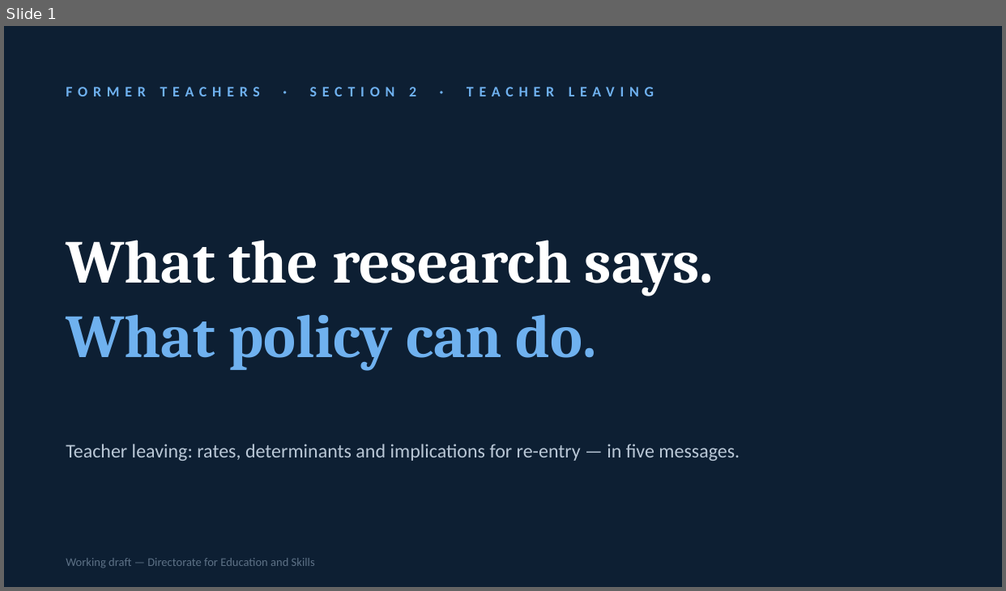
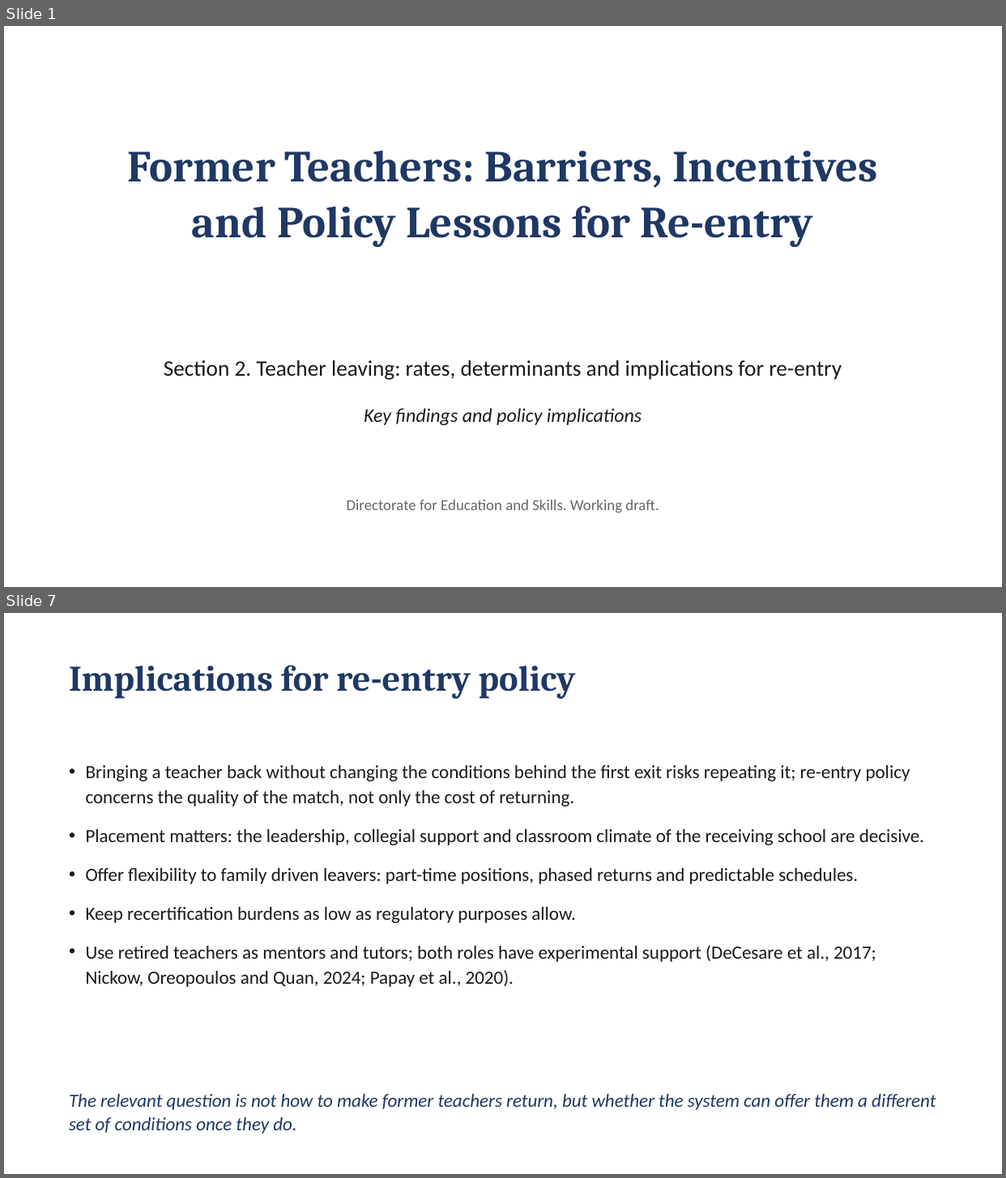
Before and after one commit to jedr1-ship-it/Former-Teachers, a slide deck: Former_Teachers_key_messages.pptx. Shown one above the other, each under a label of ours: slide 1 before the commit, slides 1 and 7 after it; the slides between them are not shown. The pictures are 1006x591 and 1006x1178 pixels, drawn with LibreOffice and Linux fonts; fonts in the diff are those of the drawing. Boxes give left, top, right and bottom in pixels: in the first picture for what was removed or moved away, otherwise in the second. Text is boxed around its words. In the diff, an @@ line names an element or a change of style, - is before the commit and + after.

```diff
--- a/Former_Teachers_key_messages.pptx
+++ b/Former_Teachers_key_messages.pptx
@@ slide 7 added at (4,613,1002,1174), background #FFFFFF @@
@@ text added at (69,665,576,699), 26 pt, text #1F3864, bold @@
+Implications for re-entry policy
@@ text added at (86,765,924,987), 13.5 pt, text #1A1A1A @@
+• Bringing a teacher back without changing the conditions behind the first exit risks repeating it; re-entry policy concerns the quality of the match, not only the cost of returning.
+• Placement matters: the leadership, collegial support and classroom climate of the receiving school are decisive.
+• Offer flexibility to family driven leavers: part-time positions, phased returns and predictable schedules.
+• Keep recertification burdens as low as regulatory purposes allow.
+• Use retired teachers as mentors and tutors; both roles have experimental support (DeCesare et al., 2017; Nickow, Oreopoulos and Quan, 2024; Papay et al., 2020).
@@ text added at (69,1094,936,1134), 13.5 pt, text #1F3864, italic @@
+The relevant question is not how to make former teachers return, but whether the system can offer them a different set of conditions once they do.
@@ slide 1 changed as well @@
@@ background #0D1F33 to #FFFFFF @@
@@ text "Former Teachers: Barriers, Incentives and ..." at (128,151,877,247): vertical alignment middle to top @@
@@ text at (128,151,877,247): text changed; size 10.5 to 32 pt; font Calibri to Cambria; text colour #6FB1EF to #1F3864 @@
-FORMER TEACHERS · SECTION 2 · TEACHER LEAVING
+Former Teachers: Barriers, Incentives and Policy Lessons for Re-entry
@@ text at (164,361,842,380): text changed; size 44 to 16 pt; font Cambria to Calibri; text colour #FFFFFF to #1A1A1A; bold off @@
-What the research says.
-What policy can do.
+Section 2. Teacher leaving: rates, determinants and implications for re-entry
@@ text at (364,408,641,425): text changed; text colour #B9C7D6 to #1A1A1A; italic on @@
-Teacher leaving: rates, determinants and implications for re-entry — in five messages.
+Key findings and policy implications
@@ text at (347,500,658,513): text changed; size 8.5 to 11 pt; text colour #5D7186 to #666666 @@
-Working draft — Directorate for Education and Skills
+Directorate for Education and Skills. Working draft.
```
Also in this commit, not shown: 4 other slides changed, 1 other slide added, 2 slides removed.
